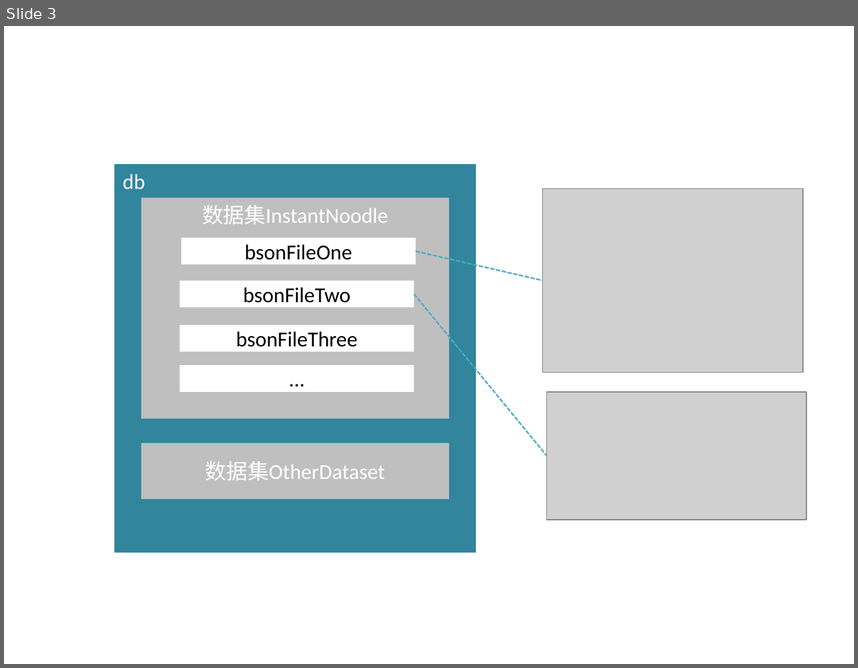
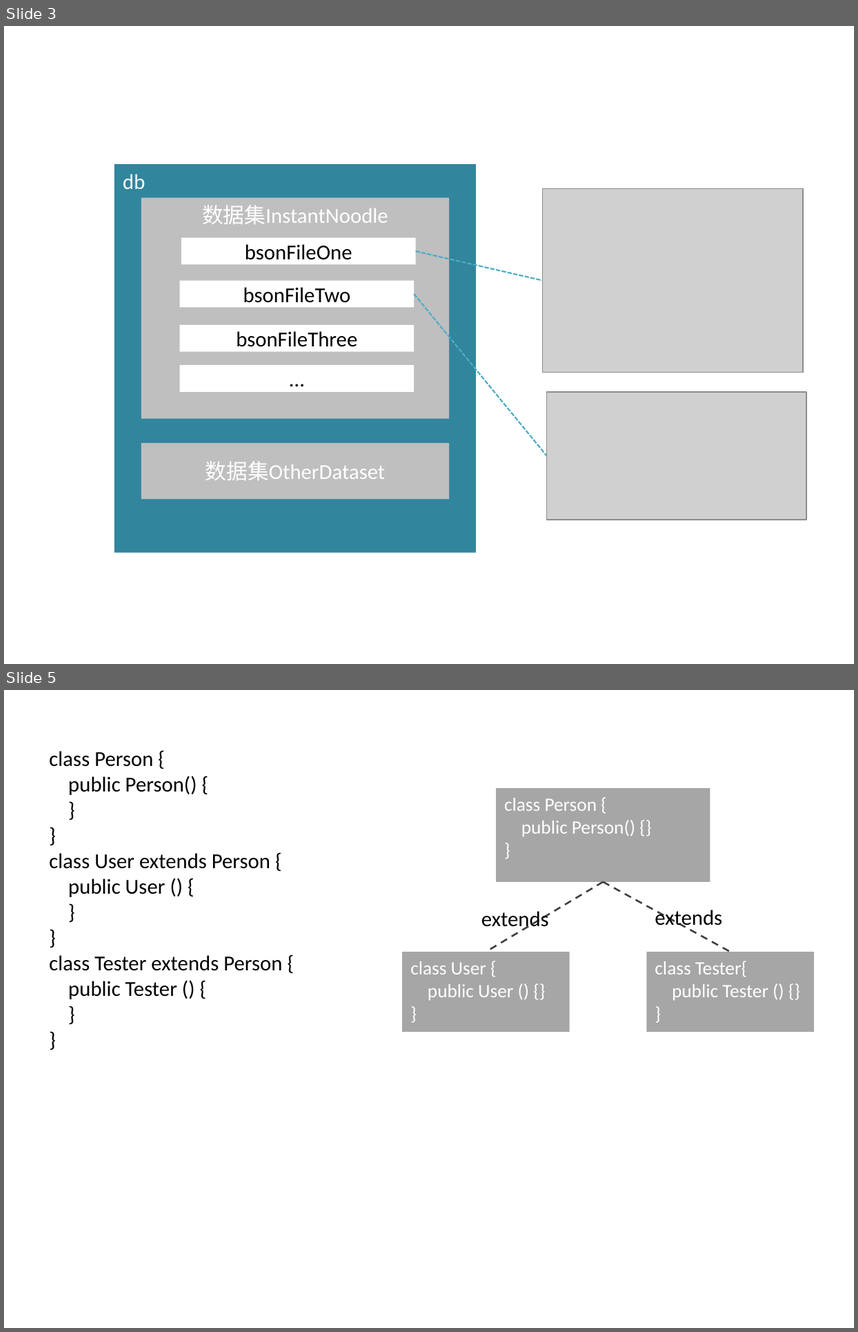
Before and after one commit to Gnnnn/Graduation-project, a slide deck: dbs/数据存储模型.pptx. Shown one above the other, each under a label of ours: slide 3 before the commit, slides 3 and 5 after it; the slides between them are not shown. The pictures are 858x668 and 858x1332 pixels, drawn with LibreOffice and Linux fonts; fonts in the diff are those of the drawing; grey boxes stand for pictures. Boxes give left, top, right and bottom in pixels: in the first picture for what was removed or moved away, otherwise in the second. Text is boxed around its words. In the diff, an @@ line names an element or a change of style, - is before the commit and + after.

```diff
--- a/dbs/数据存储模型.pptx
+++ b/dbs/数据存储模型.pptx
@@ slide 5 added at (4, 690, 854, 1328), background #FFFFFF @@
@@ text added at (49, 751, 282, 999), 18 pt, text #000000 @@
+class Person {
+public Person() {
+}
+}
+class User extends Person {
+public User () {
+}
+}
+class Tester extends Person {
+public Tester () {
+}
+}
@@ rectangle added at (496, 788, 711, 881), fill #A6A6A6, 16 pt, text #FFFFFF @@
+class Person {
+public Person() {}
+}
@@ line added from (604, 882) to (486, 952), #404040 1.5 pt dashed @@
@@ line added from (604, 882) to (730, 952), #404040 1.5 pt dashed @@
@@ text added at (481, 911, 549, 932), 18 pt, text #000000 @@
+extends
@@ text added at (655, 909, 722, 930), 18 pt, text #000000 @@
+extends
@@ rectangle added at (403, 952, 570, 1032), fill #A6A6A6, 16 pt, text #FFFFFF @@
+class User {
+public User () {}
+}
@@ rectangle added at (646, 952, 814, 1032), fill #A6A6A6, 16 pt, text #FFFFFF @@
+class Tester{
+public Tester () {}
+}
```
Also in this commit, not shown: 1 slide changed, 1 other slide added, 2 slides removed, 3 other files.
